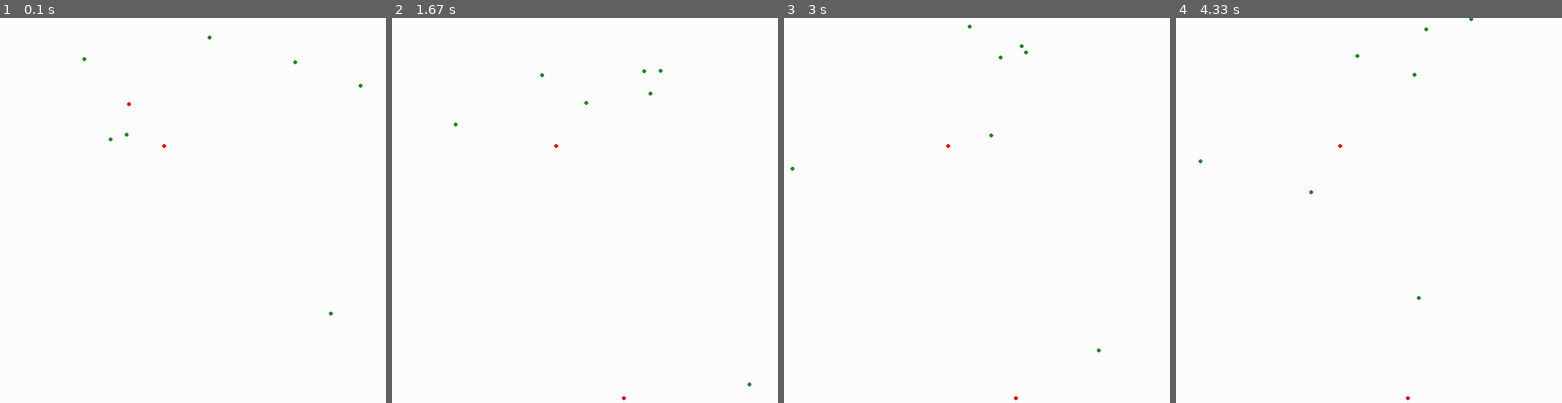
Above: before the commit, frames 1-4 (left to right).
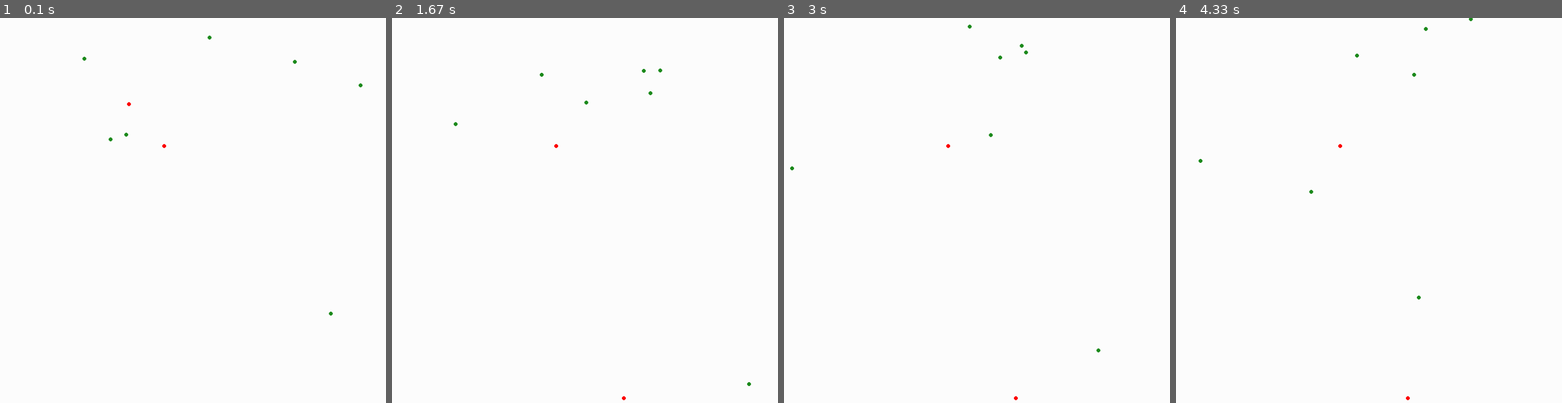
Above: after the commit, the same moments.

Repository: gregwinther/mas
Game: pygame game, started from task_search/pygame_task_search.py
Two runs of this game, one before a commit and one after it. Both use one fixed random seed, a clock stepped at 60 frames per second and the inputs below.
Inputs:
- Up to frame 1 (0.1 s): no input
- Up to frame 2 (1.67 s): no input
- Up to frame 3 (3 s): no input
- Up to frame 4 (4.33 s): no input

The runs differ from the first frame. In frame 1, less than 0.1% of the frame differs, in the area x 21-94%, y 10-31%; in frame 2, less than 0.1%, in the area x 15-94%, y 13-96%; in frame 3, less than 0.1%; in frame 4, less than 0.1%.

Commit message:
Fix non-integer position bug
	Will be deprecated.

Diff:
--- a/task_search/pygame_task_search.py
+++ b/task_search/pygame_task_search.py
@@ -76,11 +76,11 @@
         if self.called:
             # print(self.call_dir)
             self.pos += self.call_dir
-            self.rect.centerx, self.rect.centery = self.pos
+            self.rect.centerx, self.rect.centery = self.pos.copy().astype("int")
             return
 
         self.pos += self.normalize(self.vel + self.trend, self.Rv)
-        self.rect.centerx, self.rect.centery = self.pos
+        self.rect.centerx, self.rect.centery = self.pos.copy().astype("int")
 
         # Boundary conditions
         if self.pos[0] > self.boundary or self.pos[0] < 0:
